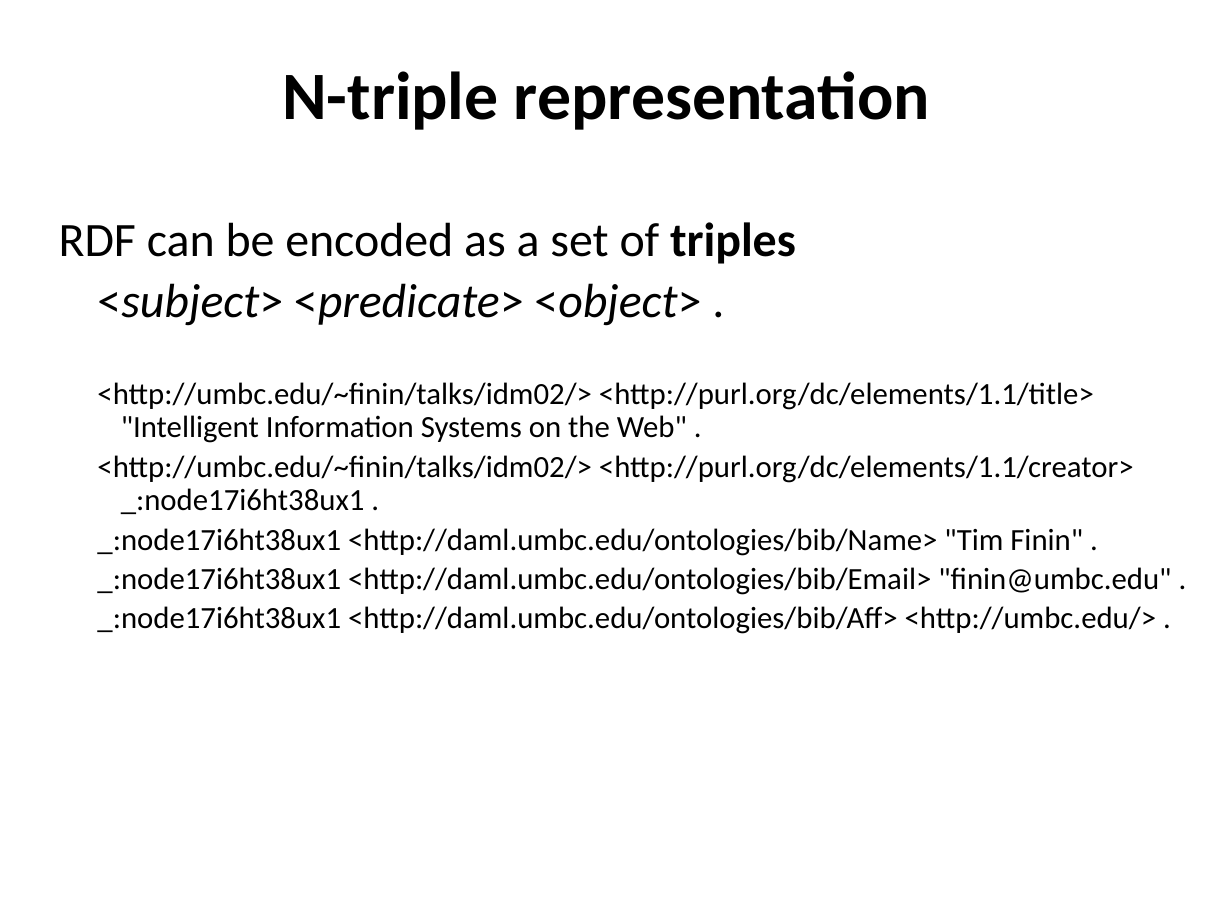
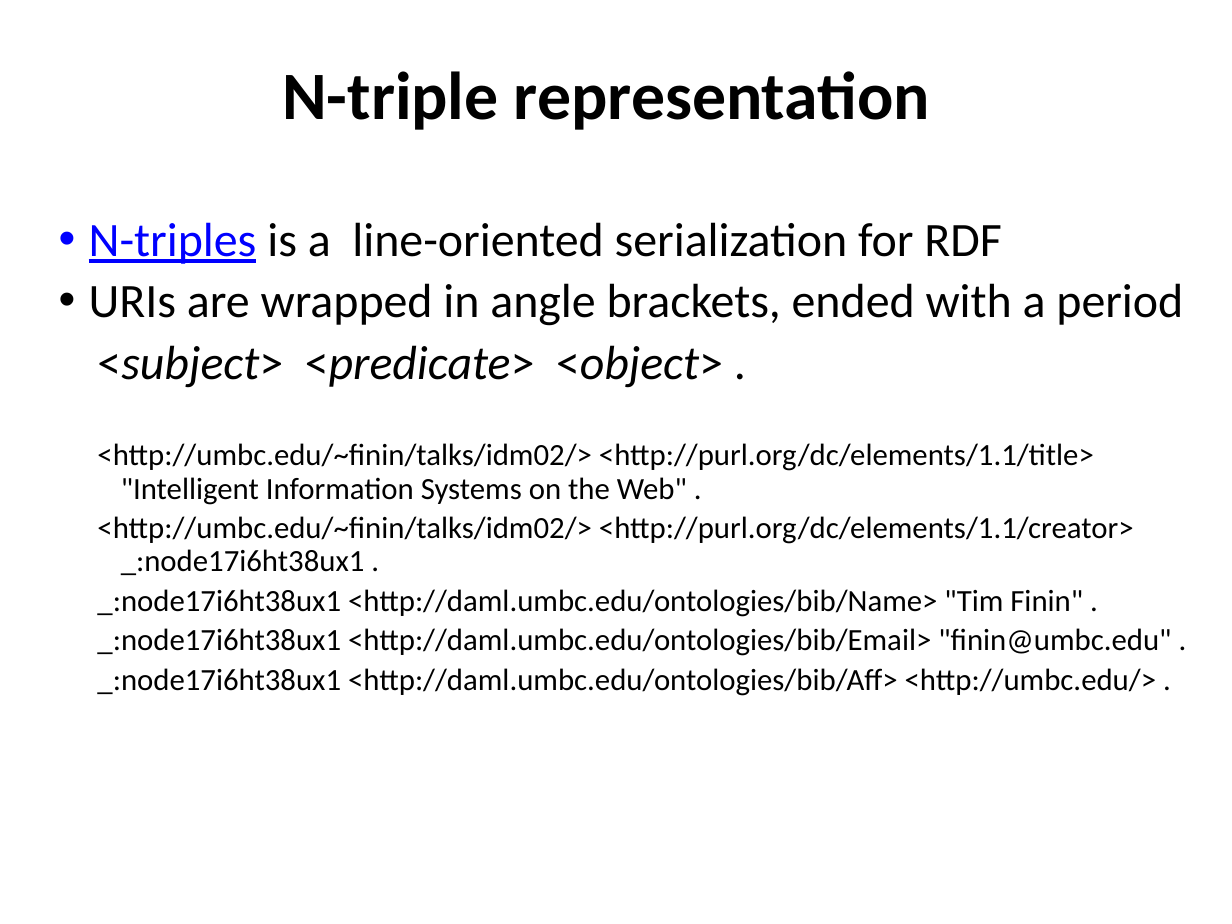
Before and after one commit to UMBC-CMSC-491-691-F19-Knowledge-Graphs/class_material, a slide deck: slide 23 of notes/01_introduction/01c_technologies.pptx. Drawn at 1232x924 pixels with LibreOffice and Linux fonts; fonts in the diff are those of the drawing. Boxes give left, top, right and bottom in pixels: in the first picture for what was removed or moved away, otherwise in the second. Text is boxed around its words. In the diff, an @@ line names an element or a change of style, - is before the commit and + after.

```diff
--- a/notes/01_introduction/01c_technologies.pptx
+++ b/notes/01_introduction/01c_technologies.pptx
@@ text at <box>89,222,1183,326</box>: text changed @@
-RDF can be encoded as a set of triples
+• N-triples is a line-oriented serialization for RDF
+• URIs are wrapped in angle brackets, ended with a period
```
Also in this commit, not shown: 11 other slides changed, 3 slides added, 6 slides removed, 23 other files.
